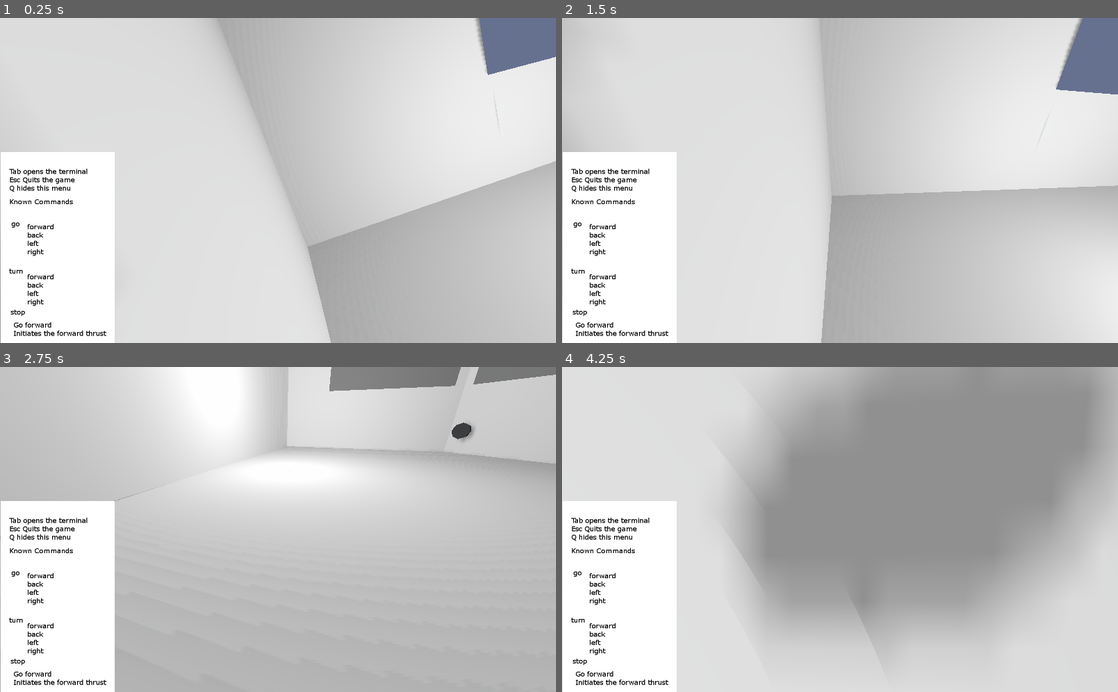
Above: before the commit, frames 1-4 (two rows, left to right).
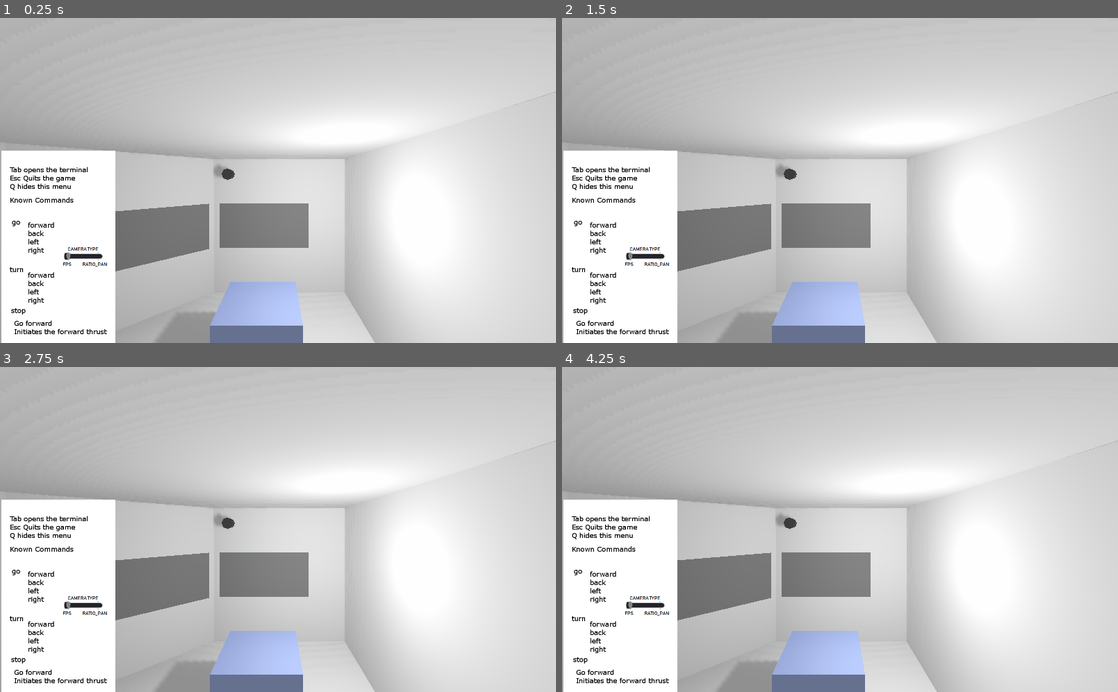
Above: after the commit, the same moments.

Repository: technofromage/SpaceGame
Game: Godot game, scene res://Spaceship.tscn
The game is run twice, just before and just after one commit, with the same random seed, the same clock (stepped at 60 frames per second) and the same inputs.
Inputs (mouse positions are in pixels of both pictures, inside the frame that each line leads up to):
- Up to frame 1 (0.25 s): no input
- Up to frame 2 (1.5 s): tap Enter (ui_accept) at 0.5, 0.77 s; move the mouse to (962, 164) at 0.52 s; tap 1 at 0.6, 1.35 s; move the mouse to (728, 196) at 1.27 s
- Up to frame 3 (2.75 s): tap Enter (ui_accept) at 1.52 s; move the mouse to (333, 458) at 2.02 s; tap 1 at 2.1 s
- Up to frame 4 (4.25 s): move the mouse to (812, 594) at 2.77 s; tap 1 at 2.85, 3.6 s; tap Enter (ui_accept) at 3.02, 3.77 s; move the mouse to (1006, 578) at 3.52 s

The runs differ from the first frame. In frame 1, 55% of the frame differs, in the area x 0-100%, y 0-100%; in frame 2, 52%; in frame 3, 48%; in frame 4, 69%.
Error before the commit: Invalid get index 'translation' (on base: 'null instance'). (res://Space_Camera.tres.gd:16)

Commit message:
camera work - design docs

Diff:
--- a/Camera.gd
+++ b/Camera.gd
@@ -1,20 +1,39 @@
 extends Camera
 
-export var key = KEY_1
-export var sensitivity_vert = 0.001
+export var key = KEY_1#the buttun to set camera as primary
+export var sensitivity = 0.001#roation sensitivity
+var start_rot#the starting angle that the camera is
 
-
+func _ready():
+	start_rot=get_rotation_degrees();
+	get_viewport().warp_mouse(Vector2(500,300))
 
 func _physics_process(delta):
-	Input.set_mouse_mode(Input.MOUSE_MODE_HIDDEN)
-	if (self==get_viewport().get_camera()):
-		get_viewport().warp_mouse(Vector2(500,300))
-		var rotation_vert
-		rotation_vert=get_viewport().get_mouse_position().y-300
-		rotate_object_local(Vector3(1,0,0),-rotation_vert*sensitivity_vert)
-		var rotation_horz
-		rotation_horz=get_viewport().get_mouse_position().x-500
-		rotate(Vector3(0,1,0),-rotation_horz*sensitivity_vert)
+	if (globals.camera_type==0):
+		if (self==get_viewport().get_camera()):#if self = active camera
+			if (!globals.is_movement_locked):
+				get_viewport().warp_mouse(Vector2(500,300))
 
+				var rotation_vert
+				rotation_vert=get_viewport().get_mouse_position().y-300
+				if (rotation_vert>0):#pos.; neg. rotation movement
+					if ( int(get_rotation_degrees().x+70)%360 <= int(start_rot.x)%360 ):#too far neg.
+						rotation_vert=0;
+				if (rotation_vert<0):#neg.; pos. rotation movement
+					if ( int(get_rotation_degrees().x-70)%360 >= int(start_rot.x)%360 ):#too far pos.
+						rotation_vert=0;
+				rotate_object_local(Vector3(1,0,0),-rotation_vert*sensitivity)
+
+				var rotation_horz
+				rotation_horz=get_viewport().get_mouse_position().x-500
+				if (rotation_horz>0):#pos.; neg. rotation movement
+					if ( int(get_rotation_degrees().y-start_rot.y)%360<270 ):#too far neg.
+						rotation_horz=0;
+				if (rotation_horz<0):#neg.; pos. rotation movement
+					if ( int(get_rotation_degrees().y-start_rot.y)%360>90 ):#too far pos.
+						rotation_horz=0;
+				rotate(Vector3(0,1,0),-rotation_horz*sensitivity)
+	if (globals.camera_type==1):
+		pass
 	if Input.is_key_pressed(key):
 		make_current()
--- a/PopupPanel.gd
+++ b/PopupPanel.gd
@@ -1,5 +1,5 @@
 extends Popup
-var is_open=false
+var is_open=true
 var history
 var text
 var functionsG=["forward","back","left","right"]
--- a/Space_Camera.tres.gd
+++ /dev/null
@@ -1,33 +0,0 @@
-extends Camera
-
-var window
-var player
-
-func _ready():
-	var parentName= get_parent().name
-	window = get_node("/root/spacePrograming/Inside/"+parentName+"Window")
-	player = get_node("/root/spacePrograming/PlayerBody")
-
-
-#TODO: atm does not reflect motion coorrectly; turn into a window by adding position & rotation
-func _physics_process(delta):
-		#capturing the player motion
-		var windowwidth = window.scale.x*0.5
-		var angle1 = player.translation-(window.translation+Vector3(windowwidth,0,0))
-		var angle2 = player.translation-(window.translation+Vector3(-windowwidth,0,0))
-		#print(angle1)
-		#print(angle2)
-		#print_debug(angle1.angle_to(test)*180/PI)
-		var angle = angle1.angle_to(angle2)
-		#print_debug(angle*180/PI)
-		#look_at(get_translation()-angle2,Vector3(0,1,0))
-		#rotate_object_local(Vector3(0,1,0),-angle*0.5)
-		#set_translation(player.translation)
-		#translate_object_local(Vector3(0,0,-10))
-		set_fov(angle*180/PI)
-
-		#capturing the ship's motion
-		translate(globals.accel*delta)
-		rotate_object_local(Vector3(1,0,0),globals.rot_accel.x*delta)
-		rotate_object_local(Vector3(0,1,0),globals.rot_accel.y*delta)
-		rotate_object_local(Vector3(0,0,1),globals.rot_accel.z*delta)
--- a/Spaceship.tscn
+++ b/Spaceship.tscn
@@ -7,8 +7,8 @@
 [ext_resource path="res://temp_hud_rotation.gd" type="Script" id=5]
 [ext_resource path="res://sidemenu.png" type="Texture" id=6]
 [ext_resource path="res://Controlls.gd" type="Script" id=7]
-[ext_resource path="res://Space_Camera.tres.gd" type="Script" id=8]
-[ext_resource path="res://Camera.gd" type="Script" id=9]
+[ext_resource path="res://Camera.gd" type="Script" id=8]
+[ext_resource path="res://slider_camera.gd" type="Script" id=9]
 
 [sub_resource type="ViewportTexture" id=1]
 viewport_path = NodePath("Outside/spaceship_outside/sideView")
@@ -120,6 +120,7 @@
 omni_range = 10.0
 
 [node name="walls" type="Node" parent="Inside"]
+editor/display_folded = true
 
 [node name="wall1" type="MeshInstance" parent="Inside/walls"]
 transform = Transform( 3, 0, 0, 0, -0.00377263, -2.99998, 0, 0.999993, -0.0113179, 0, 0, -3 )
@@ -150,10 +151,10 @@
 
 [node name="PopupPanel" type="Popup" parent="UI"]
 visible = true
-margin_left = 640.0
-margin_top = 355.0
-margin_right = 990.0
-margin_bottom = 585.0
+margin_left = 649.0
+margin_top = 332.0
+margin_right = 1002.0
+margin_bottom = 573.0
 popup_exclusive = true
 script = ExtResource( 1 )
 
@@ -246,16 +247,20 @@
 margin_right = 42.0
 margin_bottom = 206.0
 rect_rotation = -90.0
-texture = SubResource( 15 )
+texture = SubResource( 13 )
 
 [node name="Controlls" type="TextureRect" parent="UI"]
-margin_left = 1.43194
-margin_top = 247.731
-margin_right = 301.432
-margin_bottom = 1067.73
+anchor_bottom = 1.0
+margin_left = 2.34668
+margin_top = 245.067
+margin_right = 302.347
+margin_bottom = 262.067
 rect_scale = Vector2( 0.7, 0.7 )
 texture = ExtResource( 6 )
+stretch_mode = 2
 script = ExtResource( 7 )
+
+[node name="temp_option_toggle" type="Node" parent="UI"]
 
 [node name="Outside" type="Spatial" parent="."]
 editor/display_folded = true
@@ -317,7 +322,6 @@
 transform = Transform( 1, 0, 0, 0, 1, 0, 0, 0, 1, 0, 0, -10 )
 current = true
 fov = 90.0
-script = ExtResource( 8 )
 
 [node name="sideView" type="Viewport" parent="Outside/spaceship_outside"]
 size = Vector2( 256, 256 )
@@ -328,28 +332,39 @@
 transform = Transform( 0.707107, 0, 0.707107, 0, 1, 0, -0.707107, 0, 0.707107, -3.9, 0, -9 )
 current = true
 fov = 90.0
-script = ExtResource( 8 )
 
 [node name="Camera" type="Camera" parent="."]
-editor/display_folded = true
 transform = Transform( 1, 0, 0, 0, 1, 0, 0, 0, 1, -0.0239248, 2.02753, 6.71442 )
 fov = 74.0
 near = 0.1
-script = ExtResource( 9 )
+script = ExtResource( 8 )
 
 [node name="camera_model" type="MeshInstance" parent="Camera"]
 transform = Transform( 0.2, 0, 0, 0, -8.74228e-009, 0.2, 0, -0.2, -8.74228e-009, 0, 0, 0 )
-mesh = SubResource( 11 )
+mesh = SubResource( 17 )
 material/0 = null
 
 [node name="Camera2" type="Camera" parent="."]
-transform = Transform( -0.873657, 0, -0.486542, 0, 1, 0, 0.486542, 0, -0.873657, -3.16387, 2.29774, -2.65645 )
+transform = Transform( -1, 0, 8.74228e-008, 0, 1, 0, -8.74228e-008, 0, -1, -2.15554, 2.29774, -2.65645 )
 fov = 74.0
 near = 0.1
+script = ExtResource( 8 )
+key = 50
+
+[node name="camera_model" type="MeshInstance" parent="Camera2"]
+transform = Transform( 0.2, -7.45058e-009, 2.22045e-016, 0, -8.74228e-009, 0.2, -7.45058e-009, -0.2, -8.74228e-009, 0, 0, 0 )
+mesh = SubResource( 17 )
+material/0 = null
+
+[node name="slider_camera" type="HSlider" parent="."]
+margin_left = 117.945
+margin_top = 406.804
+margin_right = 188.945
+margin_bottom = 472.804
+max_value = 1.0
+scrollable = false
+tick_count = 2
+ticks_on_borders = true
 script = ExtResource( 9 )
-key = 50
-
-[node name="camera_model" type="MeshInstance" parent="Camera2"]
-transform = Transform( 0.2, 0, 0, 0, -8.74228e-009, 0.2, 0, -0.2, -8.74228e-009, 0, 0, 0 )
-mesh = SubResource( 11 )
-material/0 = null
+[connection signal="mouse_entered" from="slider_camera" to="slider_camera" method="_on_slider_camera_mouse_entered"]
+[connection signal="value_changed" from="slider_camera" to="slider_camera" method="_on_slider_camera_value_changed"]
--- a/globals.gd
+++ b/globals.gd
@@ -1,7 +1,7 @@
 extends Node
 # Global Variables
 var is_movement_locked = true
-
-#spaceship_motion
+var camera_type = 0#0=FPS 1=ratio_pan
+#spaceship_motions
 var accel = Vector3(0,0,0)
 var rot_accel = Vector3(0,0,0)
--- /dev/null
+++ b/slider_camera.gd
@@ -0,0 +1,10 @@
+extends HSlider
+
+func _on_slider_camera_value_changed(value):
+	print(value)
+	globals.camera_type=value
+
+
+func _on_slider_camera_mouse_entered():
+	grab_click_focus() # Replace with function body.
+	print("test")
Not shown: 10 places in Spaceship.tscn that only renumber resources
Not shown, changed: designdocs/drafts.txt
Not shown, added: designdocs/objectives.txt
Binary file added: designdocs/space_shit_shit_concept_art.png
Binary file changed: sidemenu.png
